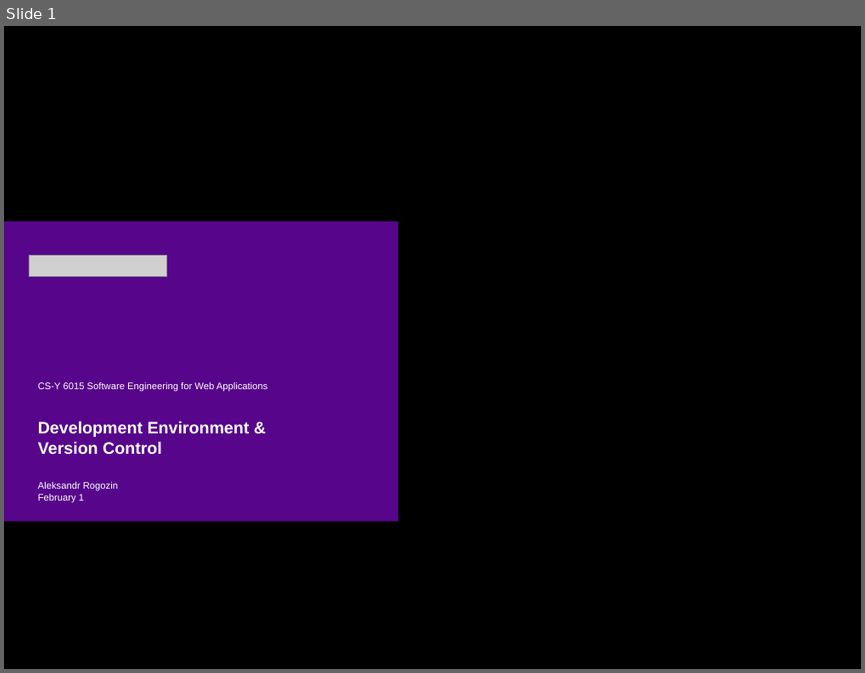
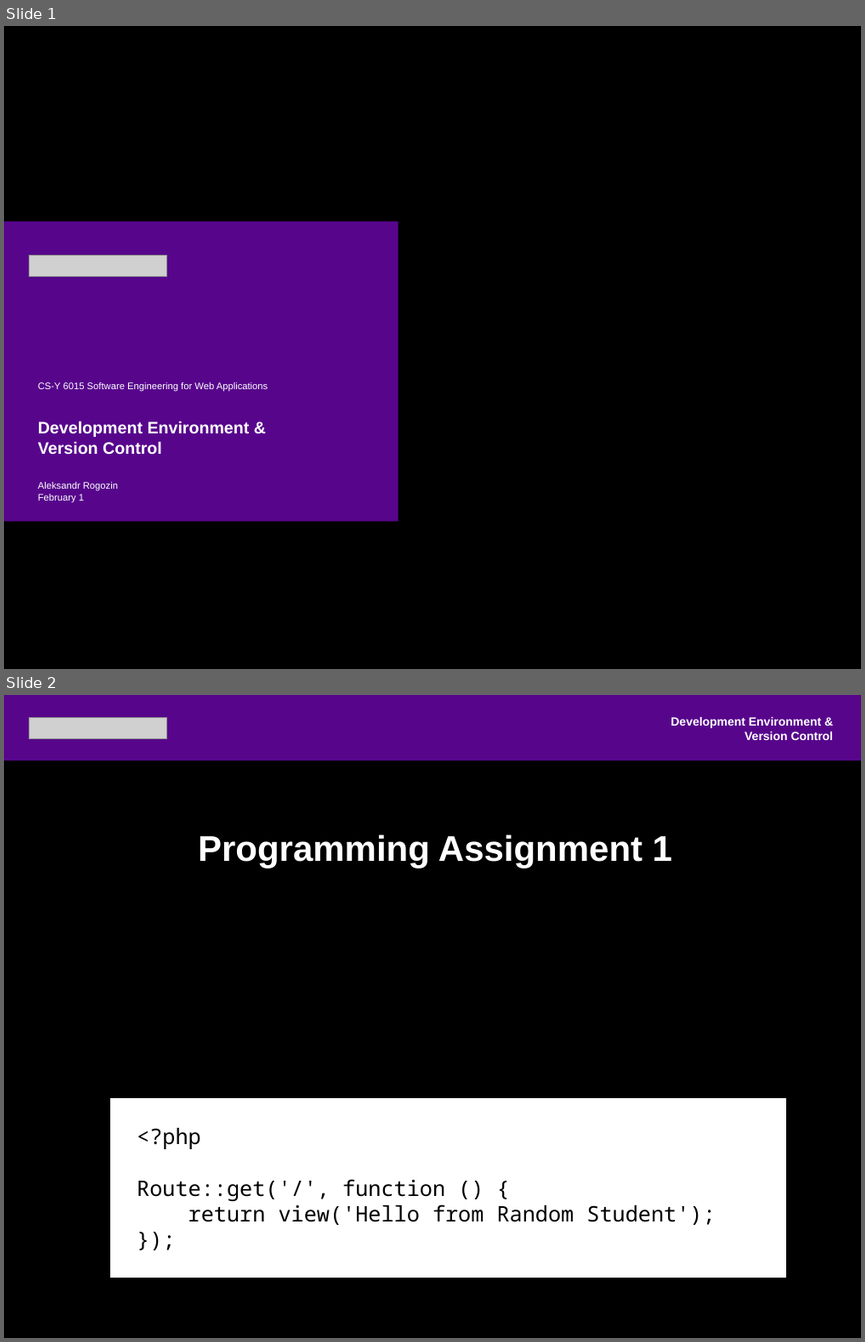
Before and after one commit to NYU-CS6015/Class-Materials, a slide deck: Class 2 - Development Environment & Version Control.pptx. Shown one above the other, each under a label of ours: slide 1 before the commit, slides 1 and 2 after it. The pictures are 865x673 and 865x1342 pixels, drawn with LibreOffice and Linux fonts; fonts in the diff are those of the drawing; grey boxes stand for pictures; background and template pictures are left out. Boxes give left, top, right and bottom in pixels: in the first picture for what was removed or moved away, otherwise in the second. Text is boxed around its words. In the diff, an @@ line names an element or a change of style, - is before the commit and + after.

Commit message:
Added randomly picked programming assignment

```diff
--- a/Class 2 - Development Environment & Version Control.pptx
+++ b/Class 2 - Development Environment & Version Control.pptx
@@ slide 2 added at (x1=4, y1=695, x2=861, y2=1338), background picture (left out) @@
@@ rectangle added at (x1=4, y1=695, x2=861, y2=761), fill #57068C @@
@@ picture added at (x1=30, y1=718, x2=167, y2=739) @@
@@ text added at (x1=670, y1=717, x2=834, y2=740), 10 pt, text #FFFFFF, bold @@
+Development Environment &
+Version Control
@@ text added at (x1=198, y1=834, x2=672, y2=868), 30 pt, text #FFFFFF, bold @@
+Programming Assignment 1
@@ rectangle added at (x1=109, y1=1097, x2=786, y2=1276), fill #FFFFFF, outline #000000 0.75 pt @@
@@ text added at (x1=137, y1=1128, x2=715, y2=1225), 18 pt, text #000000 @@
+<?php
+Route::get('/', function () {
+return view('Hello from Random Student');
+});
```
